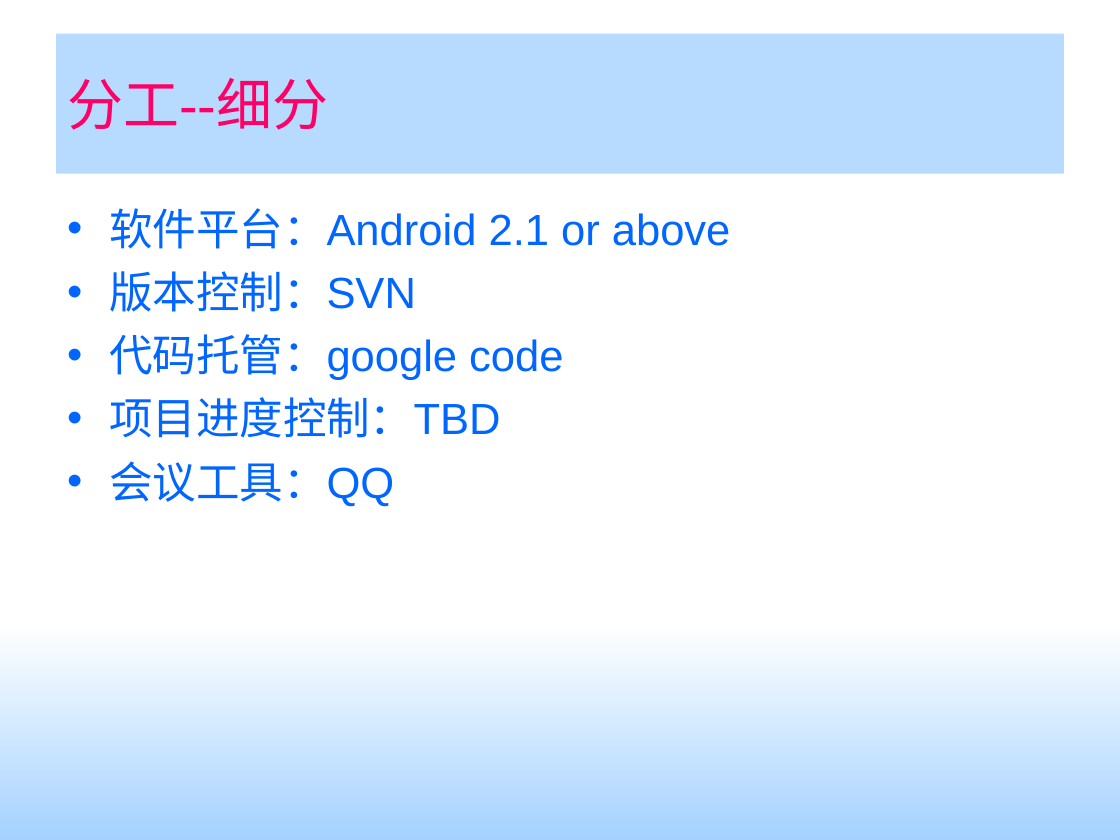
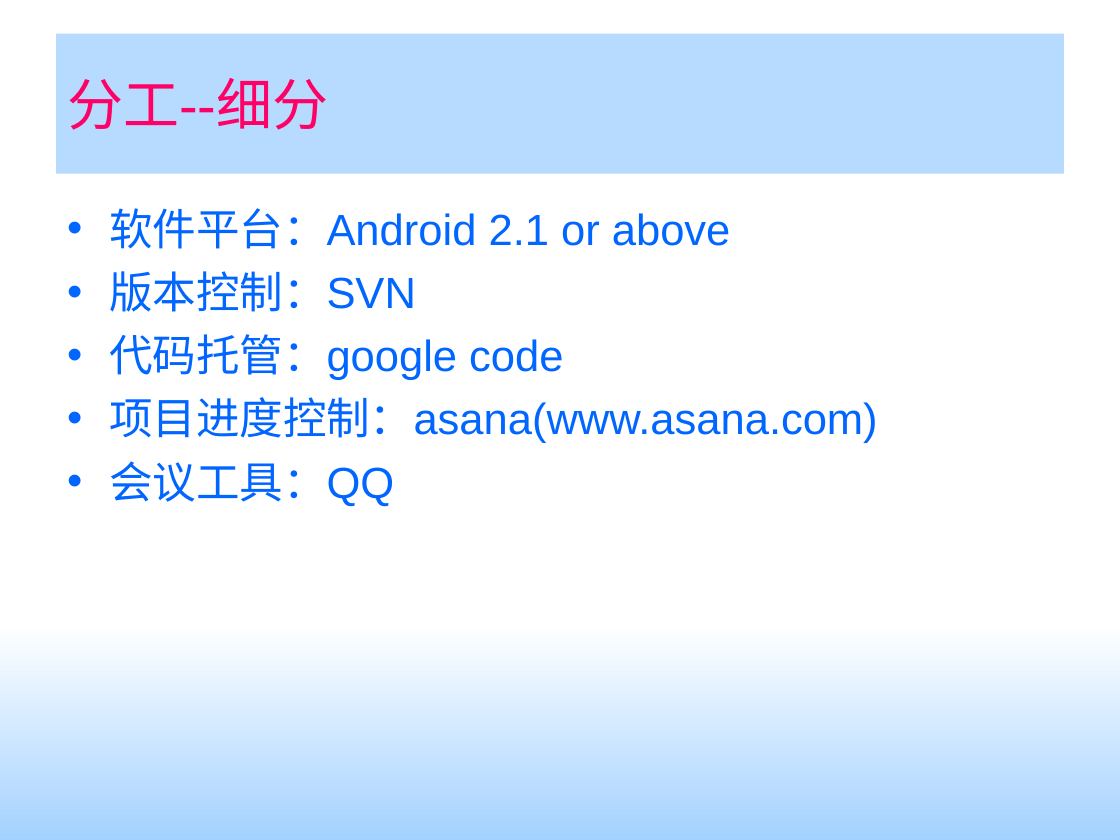
Before and after one commit to dande4545/juyixia, a slide deck: slide 7 of 项目管理信息/自动日记本/手手软件kick off meeting.ppt. Drawn at 1120x840 pixels with LibreOffice and Linux fonts; fonts in the diff are those of the drawing; background and template pictures are left out. Boxes give left, top, right and bottom in pixels: in the first picture for what was removed or moved away, otherwise in the second. Text is boxed around its words. In the diff, an @@ line names an element or a change of style, - is before the commit and + after.

Commit message:
[lzj]修改PPT中的部分没确定内容：“自动日记本”“asana”

```diff
--- a/项目管理信息/自动日记本/手手软件kick off meeting.ppt
+++ b/项目管理信息/自动日记本/手手软件kick off meeting.ppt
@@ text at box(109, 397, 878, 443): text changed @@
-• 项目进度控制：TBD
+• 项目进度控制：asana(www.asana.com)
```
Also in this commit, not shown: 1 other slide changed.
